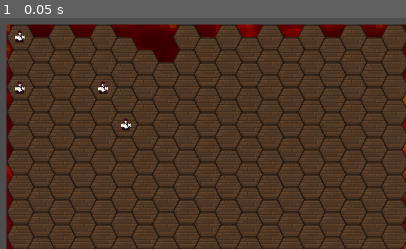
Above: before the commit, frame 1.
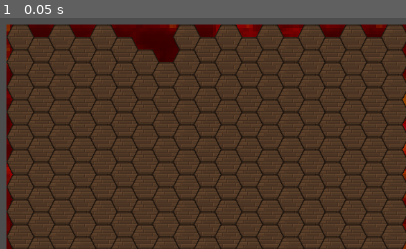
Above: after the commit, the same moment.

Repository: TheJohnDarksoul/MasqueradeStrategy
Game: Godot game, scene res://Scenes/Main.tscn
Two runs of this game, one before a commit and one after it. Both use one fixed random seed, a clock stepped at 60 frames per second and the inputs below.
Inputs:
- Up to frame 1 (0.05 s): no input

The runs differ from the first frame. In frame 1, 0.4% of the frame differs, in the area x 3-33%, y 5-49%.

Commit message:
Changed Unit base class to sprite2d

Diff:
--- a/Scenes/Unit.tscn
+++ b/Scenes/Unit.tscn
@@ -1,11 +1,6 @@
 [gd_scene format=3 uid="uid://dmwaxq3se2m8w"]
 
 [ext_resource type="Script" uid="uid://cbbfw52nng6i8" path="res://Scripts/Unit.gd" id="1_qk68r"]
-[ext_resource type="Texture2D" uid="uid://bqaootkcaijwh" path="res://Assets/Characters/dommy_mommy.png" id="2_lymsv"]
 
-[node name="Unit" type="Node2D" unique_id=1350438727]
+[node name="Unit" type="Sprite2D" unique_id=55187230]
 script = ExtResource("1_qk68r")
-
-[node name="Sprite2D" type="Sprite2D" parent="." unique_id=1824624365]
-scale = Vector2(0.036, 0.036)
-texture = ExtResource("2_lymsv")
